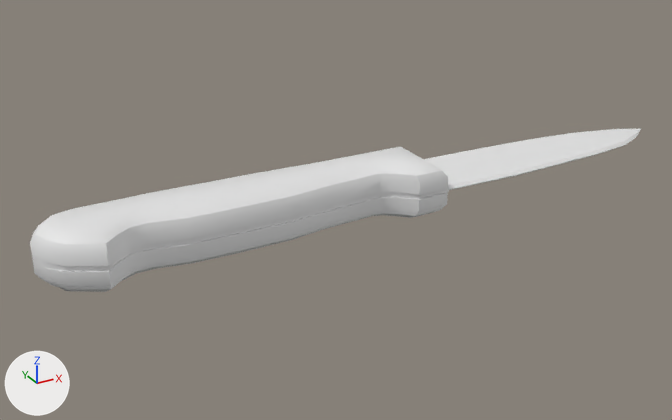
Before and after pictures for a commit that changed the glTF model client/resources/modelos/knife.glb.
The view is the same before and after, from a 50 mm camera at (-1.328, -2.091, 1.005) aimed at (-0.151, 0.05, -0.065). The lights are fixed; the arrows at lower left show +X, +Y and +Z. The first picture is the older version. Where no turn or scale is listed for an object, it has been applied to the vertices. Vertices at exactly the same position are counted once.

Names of what the first picture shows: 'defaultMaterial', 'defaultMaterial.001'.
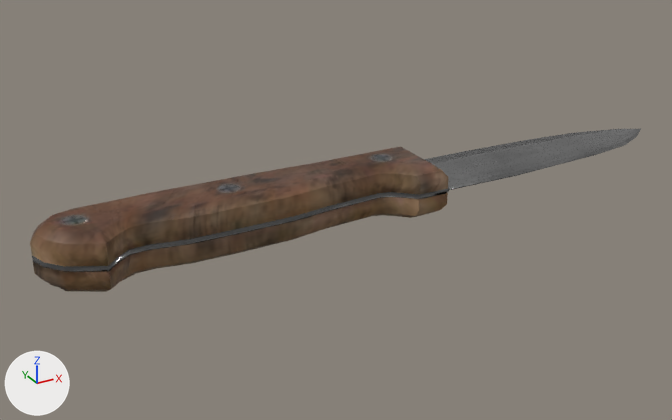
Pixel boxes [x1, y1, x2, y2] of what changed, in the pictures (672 x 420 px):
'defaultMaterial', recoloured, surface changed (white to brown): [30, 147, 448, 292] in both
'defaultMaterial.001', recoloured: [32, 129, 641, 271] in both

What the commit changed:
Picture 'Image_1' (img_image_1) is new.
Picture 'Image_0' (img_image_0) is new.
Picture 'Image_2' (img_image_2) is new.
Material 'DefaultMaterial' (mat_defaultmaterial) is new.
Uses the picture img_image_0.
Uses the picture img_image_1.
Uses the picture img_image_2.
me_defaultmaterial has 308 vertices, 608 faces and spans x -1.0..0.118, y -0.125..0.125, z -0.078..0.078.
me_defaultmaterial is used by ob_defaultmaterial; location (0.0, 0.0, 0.0).
me_defaultmaterial part 1: texture (UV) coordinates changed.
me_defaultmaterial gains material mat_defaultmaterial.
me_defaultmaterial_001 has 171 vertices, 338 faces and spans x -1.0..1.0, y -0.12..0.12, z -0.01..0.01.
me_defaultmaterial_001 gains material mat_defaultmaterial.
